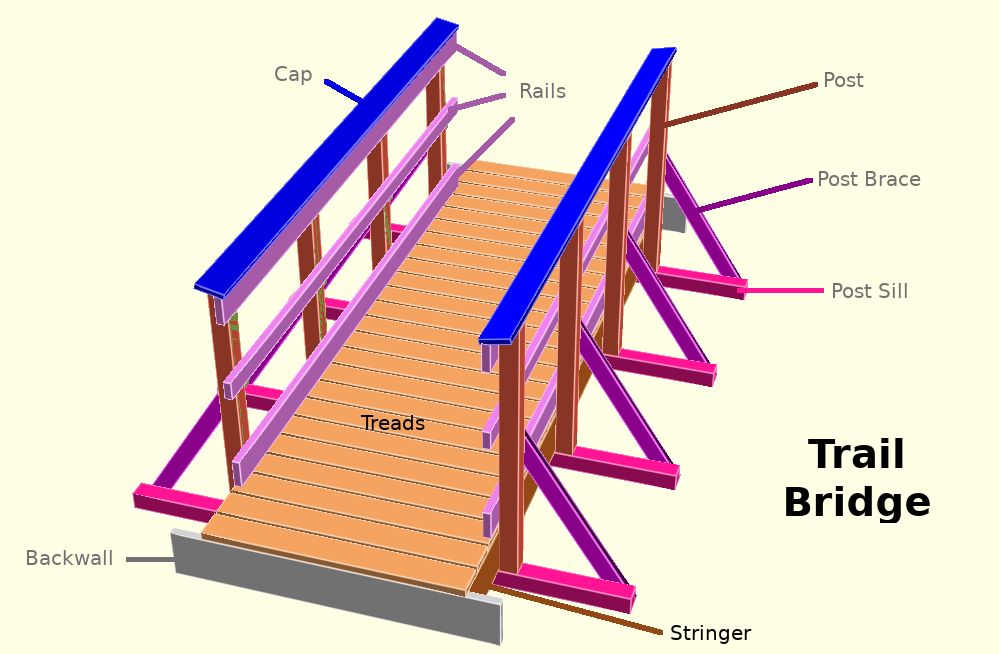
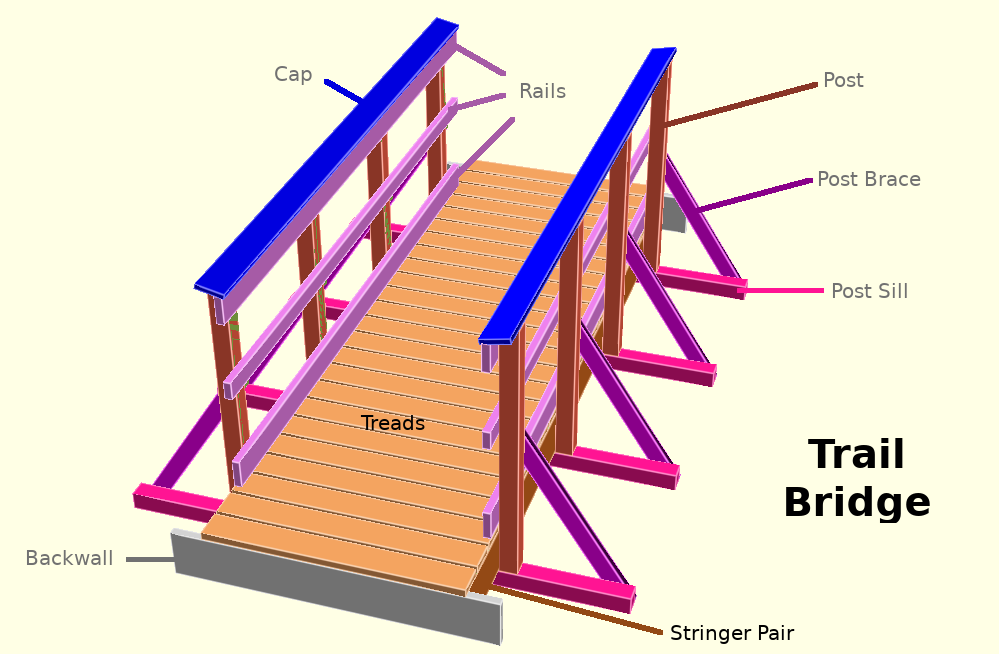
Before/after of a 999×654 layered artwork. What changed in the layer stack:
renamed "Stringer" to "Stringer Pair", painted on it over (758, 625, 795, 640)
